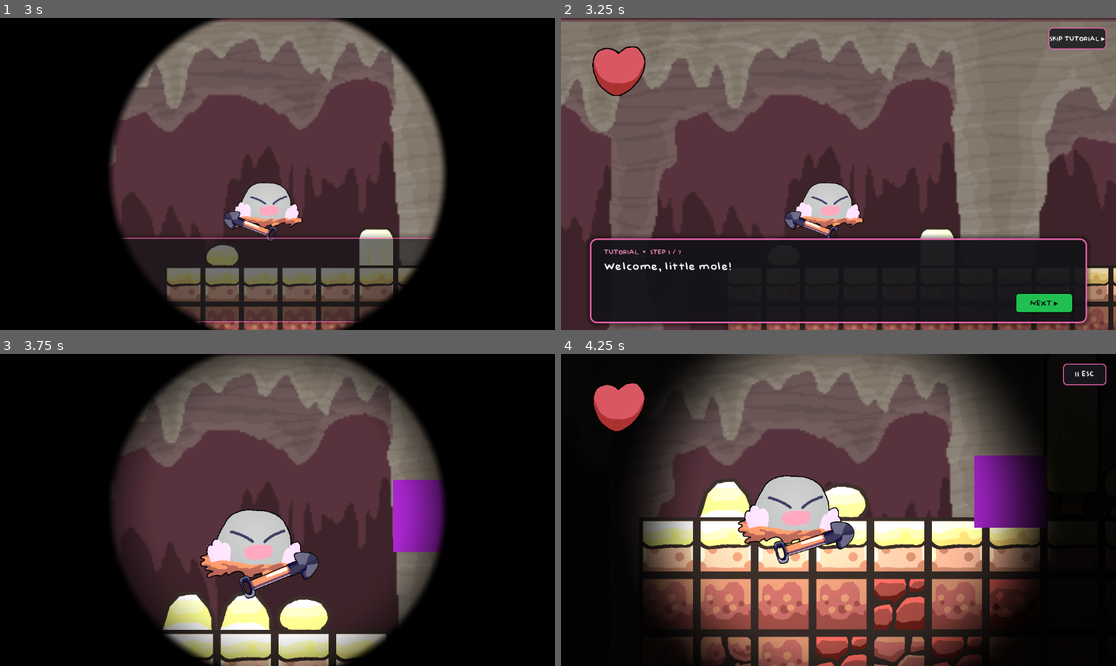
Above: before the commit, frames 1-4 (two rows, left to right).
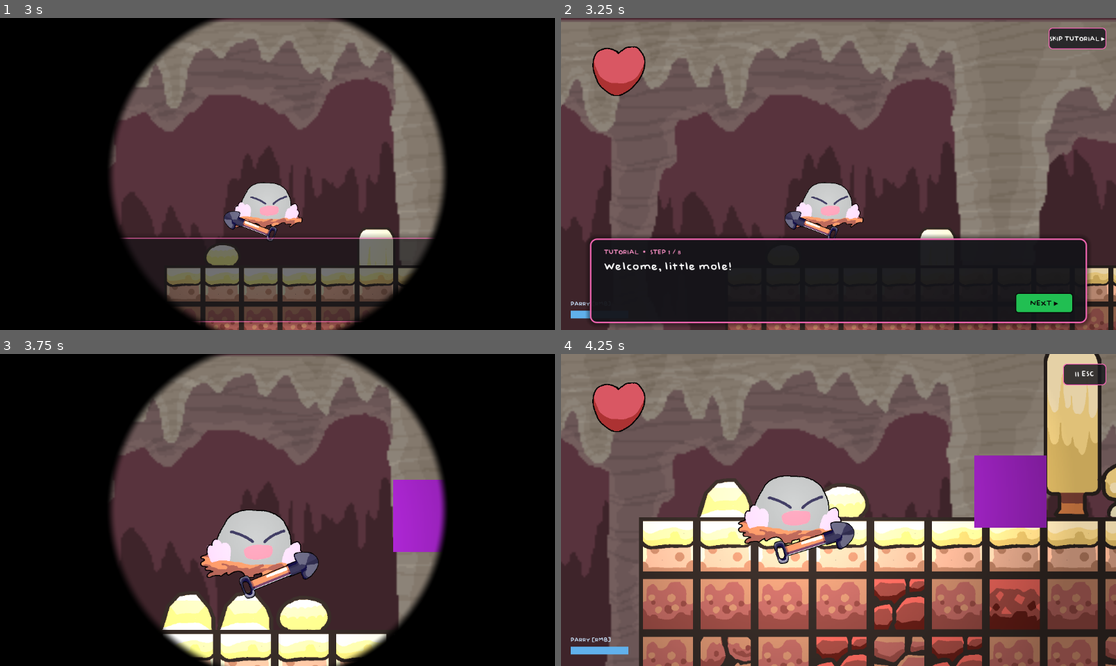
Above: after the commit, the same moments.

Repository: Geofoods/Holy-Moly
Game: Godot game, scene res://scenes/intro.tscn
Two runs of this game, one before a commit and one after it. Both use one fixed random seed, a clock stepped at 60 frames per second and the inputs below. The engine's default icon, where the game draws it, is replaced by a stand-in: a white triangle on a blue panel in a dark square.
Inputs (mouse positions are in pixels of both pictures, inside the frame that each line leads up to):
- Up to frame 1 (3 s): tap Enter (ui_accept) at 0.5, 0.77, 1.52 s; move the mouse to (399, 158) at 0.52 s; hold Right (ui_right) 0.53-2 s; tap Alt at 0.6 s; click (399, 158) at 0.67 s; move the mouse to (166, 189) at 1.27 s; tap Shift at 1.35 s; click (166, 189) at 1.42 s; click "TUTORIAL" at 2 s; click "PLAY" at 2.75 s
- Up to frame 2 (3.25 s): no input
- Up to frame 3 (3.75 s): click "NEXT ▸" at 3.5 s
- Up to frame 4 (4.25 s): no input

Frame 1 is identical in both runs. In frame 2, 0.1% of the frame differs, in the area x 1-22%, y 74-97%; in frame 3, 12%; in frame 4, 53%, in the area x 0-100%, y 0-100%.

Commit message:
added parries and added them to tutorial, as well as sfx

Diff:
--- a/scenes/main.tscn
+++ b/scenes/main.tscn
@@ -5,10 +5,8 @@
 [ext_resource type="PackedScene" uid="uid://c6xus6tuhcmfo" path="res://scenes/heart.tscn" id="3_sugp2"]
 [ext_resource type="PackedScene" uid="uid://d2i1x8x1y6qa" path="res://scenes/pause_menu.tscn" id="4_pause"]
 [ext_resource type="FontFile" uid="uid://bnyew5lradf4a" path="res://Baby Doll.otf" id="6_tipki"]
-[ext_resource type="Shader" uid="uid://qjf1ibg12yh2" path="res://shaders/vignette.gdshader" id="7_vignette"]
 [ext_resource type="PackedScene" path="res://scenes/parallax_background.tscn" id="8_parallax"]
 [ext_resource type="PackedScene" path="res://scenes/mushroom_enemy.tscn" id="10_mushroom"]
-[ext_resource type="Script" path="res://scripts/dynamic_vignette.gd" id="11_vignette_script"]
 [ext_resource type="Texture2D" uid="uid://chcmh5bq4tsqd" path="res://sprites/tileset.png" id="9_85g3d"]
 
 [sub_resource type="TileSetAtlasSource" id="TileSetAtlasSource_choun"]
@@ -191,12 +189,6 @@
 corner_radius_bottom_right = 8
 corner_radius_bottom_left = 8
 
-[sub_resource type="ShaderMaterial" id="ShaderMaterial_vignette"]
-shader = ExtResource("7_vignette")
-shader_parameter/inner_radius = 0.35
-shader_parameter/outer_radius = 0.65
-shader_parameter/darkness = 0.95
-
 [node name="Node2D" type="Node2D" unique_id=1979316305]
 
 [node name="TileMap" type="TileMap" parent="." unique_id=193735831]
@@ -251,17 +243,4 @@
 
 [node name="PauseMenu" parent="." unique_id=1779626465 instance=ExtResource("4_pause")]
 
-[node name="VignetteLayer" type="CanvasLayer" parent="." unique_id=182643830]
-layer = 1
-
-[node name="VignetteRect" type="ColorRect" parent="VignetteLayer" unique_id=1731371193]
-material = SubResource("ShaderMaterial_vignette")
-script = ExtResource("11_vignette_script")
-anchors_preset = 15
-anchor_right = 1.0
-anchor_bottom = 1.0
-grow_horizontal = 2
-grow_vertical = 2
-mouse_filter = 2
-
 [connection signal="pressed" from="CanvasLayer/PauseButton" to="PauseMenu" method="toggle_pause"]
--- a/scripts/bullet.gd
+++ b/scripts/bullet.gd
@@ -1,23 +1,49 @@
 extends Area2D
 
 const LIFETIME = 3.0
+const DEFLECT_SPEED_MULT = 1.4
 
 var velocity := Vector2.ZERO
+var deflected := false
 
 func setup(vel: Vector2) -> void:
 	velocity = vel
 
 func _ready() -> void:
+	add_to_group("bullet")
 	body_entered.connect(_on_body_entered)
+	area_entered.connect(_on_area_entered)
 	get_tree().create_timer(LIFETIME).timeout.connect(queue_free)
 
 func _physics_process(delta: float) -> void:
 	position += velocity * delta
 
+func deflect(target_pos: Vector2) -> void:
+	deflected = true
+	var dir := (target_pos - global_position).normalized()
+	velocity = dir * velocity.length() * DEFLECT_SPEED_MULT
+	var visual := get_node_or_null("Visual") as ColorRect
+	if visual:
+		visual.color = Color(0.6, 0.9, 1.0, 1.0)
+
 func _on_body_entered(body: Node) -> void:
-	if body.is_in_group("mole"):
-		if body.has_method("take_damage"):
-			body.take_damage(0.5, global_position, true, true)
+	if deflected:
+		if body.has_method("die"):
+			body.die()
+			queue_free()
+		elif body is StaticBody2D:
+			queue_free()
+	else:
+		if body.is_in_group("mole"):
+			if body.has_method("take_damage"):
+				body.take_damage(0.5, global_position, true, true)
+			queue_free()
+		elif body is StaticBody2D:
+			queue_free()
+
+func _on_area_entered(area: Area2D) -> void:
+	if deflected and area.is_in_group("enemy_hurtbox"):
+		var enemy = area.get_parent()
+		if enemy.has_method("die"):
+			enemy.die()
 		queue_free()
-	elif body is StaticBody2D:
-		queue_free()
--- a/scripts/mole.gd
+++ b/scripts/mole.gd
@@ -270,6 +270,32 @@
 		tween.tween_property(camera, "offset", offset, step_time).set_trans(Tween.TRANS_SINE)
 	tween.tween_property(camera, "offset", Vector2.ZERO, step_time).set_trans(Tween.TRANS_SINE)
 
+func deflect_pause() -> void:
+	$AnimatedSprite2D.modulate = Color(3.0, 3.0, 3.5, 1.0)
+	var sprite_tween := create_tween()
+	sprite_tween.tween_property($AnimatedSprite2D, "modulate", Color(1.5, 1.5, 1.8, 1.0), 0.1).set_trans(Tween.TRANS_QUAD)
+	sprite_tween.tween_property($AnimatedSprite2D, "modulate", Color.WHITE, 0.3).set_ease(Tween.EASE_OUT)
+
+	var base_scale: Vector2 = $AnimatedSprite2D.scale
+	var punch_scale := base_scale * Vector2(1.2, 0.85)
+	var scale_tween := create_tween()
+	scale_tween.tween_property($AnimatedSprite2D, "scale", punch_scale, 0.05).set_trans(Tween.TRANS_BACK).set_ease(Tween.EASE_OUT)
+	scale_tween.tween_property($AnimatedSprite2D, "scale", base_scale, 0.15).set_trans(Tween.TRANS_ELASTIC).set_ease(Tween.EASE_OUT)
+
+	Engine.time_scale = 0.05
+	await get_tree().create_timer(0.1 * 0.05).timeout
+	Engine.time_scale = 1.0
+
+	var camera := get_node_or_null("Camera2D") as Camera2D
+	if not camera:
+		return
+	var original_zoom := Vector2(1.5, 1.5)
+	var punch_zoom := Vector2(1.75, 1.75)
+	var zoom_tween := create_tween()
+	zoom_tween.tween_property(camera, "zoom", punch_zoom, 0.12).set_trans(Tween.TRANS_QUAD).set_ease(Tween.EASE_OUT)
+	zoom_tween.tween_interval(0.15)
+	zoom_tween.tween_property(camera, "zoom", original_zoom, 0.35).set_trans(Tween.TRANS_SINE).set_ease(Tween.EASE_IN_OUT)
+
 func start_dig_dash() -> void:
 	is_digging = true
 	if has_node("Weapon"):
--- a/scripts/sword.gd
+++ b/scripts/sword.gd
@@ -11,7 +11,19 @@
 var trail_points: Array[Vector2] = []
 var trail_widths: Array[float] = []
 
+var is_parrying := false
+var parry_time_left := 0.0
+var parry_cooldown := 0.0
+const PARRY_DURATION := 1.25
+const PARRY_COOLDOWN := 3.0
+
+var deflect_sounds: Array[AudioStream] = []
+var original_shape_pos := Vector2.ZERO
+var original_shape: Shape2D = null
+var parry_shape: CircleShape2D = null
+
 @onready var hitbox: Area2D = $Hitbox
+@onready var hitbox_col: CollisionShape2D = $Hitbox/CollisionShape2D
 @onready var sprite: Sprite2D = $Sprite2D
 @onready var trail: Line2D = $Trail
 
@@ -24,23 +36,55 @@
 	trail.width_curve = Curve.new()
 	trail.width_curve.add_point(Vector2(0.0, 1.0))
 	trail.width_curve.add_point(Vector2(1.0, 0.0))
+	original_shape_pos = hitbox_col.position
+	original_shape = hitbox_col.shape
+	parry_shape = CircleShape2D.new()
+	parry_shape.radius = 220.0
+	for i in range(1, 4):
+		deflect_sounds.append(load("res://sounds/deflect_%d.ogg" % i))
 
 func _process(delta: float) -> void:
 	_update_trail()
+	_update_parry(delta)
 
 	if is_swinging:
 		return
+
 	var dir := (get_global_mouse_position() - global_position).normalized()
 	rotation = atan2(dir.y, dir.x)
 
-	if dir.x < 0:
-		sprite.flip_v = true
-		sprite.rotation_degrees = -45.0
-		hitbox.rotation_degrees = -45.0
+	if is_parrying:
+		if dir.x < 0:
+			sprite.flip_v = false
+			sprite.flip_h = true
+			sprite.rotation_degrees = 45.0
+			hitbox.rotation_degrees = 45.0
+		else:
+			sprite.flip_v = true
+			sprite.flip_h = true
+			sprite.rotation_degrees = -45.0
+			hitbox.rotation_degrees = -45.0
 	else:
-		sprite.flip_v = false
-		sprite.rotation_degrees = 45.0
-		hitbox.rotation_degrees = 45.0
+		sprite.flip_h = false
+		if dir.x < 0:
+			sprite.flip_v = true
+			sprite.rotation_degrees = -45.0
+			hitbox.rotation_degrees = -45.0
+		else:
+			sprite.flip_v = false
+			sprite.rotation_degrees = 45.0
+			hitbox.rotation_degrees = 45.0
+
+func _update_parry(delta: float) -> void:
+	if parry_cooldown > 0.0:
+		parry_cooldown -= delta
+
+	if is_parrying:
+		parry_time_left -= delta
+		if parry_time_left <= 0.0:
+			_end_parry()
+
+	_update_parry_indicator()
 
 func _update_trail() -> void:
 	var tip_offset := 330.0
@@ -61,8 +105,37 @@
 		trail.add_point(point)
 
 func _unhandled_input(event: InputEvent) -> void:
-	if event is InputEventMouseButton and event.pressed and event.button_index == MOUSE_BUTTON_LEFT and not is_swinging:
-		swing()
+	if event is InputEventMouseButton and event.pressed:
+		if event.button_index == MOUSE_BUTTON_LEFT and not is_swinging and not is_parrying:
+			swing()
+		elif event.button_index == MOUSE_BUTTON_RIGHT and not is_swinging and not is_parrying and parry_cooldown <= 0.0:
+			_start_parry()
+
+func _start_parry() -> void:
+	is_parrying = true
+	parry_time_left = PARRY_DURATION
+	hitbox.monitoring = true
+	hitbox_col.position = Vector2(180, 0)
+	hitbox_col.shape = parry_shape
+	hitbox.area_entered.connect(_on_parry_area_entered)
+	sprite.modulate = Color(0.6, 0.85, 1.0, 1.0)
+
+func _end_parry() -> void:
+	is_parrying = false
+	parry_time_left = 0.0
+	parry_cooldown = PARRY_COOLDOWN
+	hitbox.monitoring = false
+	hitbox_col.position = original_shape_pos
+	hitbox_col.shape = original_shape
+	if hitbox.area_entered.is_connected(_on_parry_area_entered):
+		hitbox.area_entered.disconnect(_on_parry_area_entered)
+	sprite.modulate = Color.WHITE
+	sprite.flip_h = false
+
+func _on_parry_area_entered(area: Area2D) -> void:
+	if area.is_in_group("bullet") and is_parrying:
+		if not area.deflected:
+			_deflect_bullet(area)
 
 func swing() -> void:
 	is_swinging = true
@@ -103,6 +176,116 @@
 			hit_enemies.append(enemy)
 			if enemy.has_method("die"):
 				enemy.die()
+
+func _deflect_bullet(bullet: Node) -> void:
+	var target_pos := get_global_mouse_position()
+	bullet.deflect(target_pos)
+	_play_deflect_sound()
+	_spawn_deflect_shine(bullet.global_position)
+	var mole = get_parent()
+	if mole.has_method("deflect_pause"):
+		mole.deflect_pause()
+
+func _play_deflect_sound() -> void:
+	var player := AudioStreamPlayer2D.new()
+	player.stream = deflect_sounds[randi() % deflect_sounds.size()]
+	player.volume_db = -4.0
+	player.pitch_scale = randf_range(0.9, 1.1)
+	get_parent().get_parent().add_child(player)
+	player.global_position = global_position
+	player.play()
+	player.finished.connect(player.queue_free)
+
+func _spawn_deflect_shine(pos: Vector2) -> void:
+	var particles := CPUParticles2D.new()
+	particles.emitting = true
+	particles.one_shot = true
+	particles.amount = 24
+	particles.lifetime = 0.45
+	particles.explosiveness = 1.0
+	particles.direction = Vector2.ZERO
+	particles.spread = 180.0
+	particles.initial_velocity_min = 250.0
+	particles.initial_velocity_max = 500.0
+	particles.gravity = Vector2.ZERO
+	particles.damping_min = 350.0
+	particles.damping_max = 500.0
+	particles.scale_amount_min = 3.0
+	particles.scale_amount_max = 7.0
+	particles.color = Color(0.85, 0.92, 1.0, 1.0)
+	var fade := Gradient.new()
+	fade.set_color(0, Color(1.0, 1.0, 1.0, 1.0))
+	fade.set_color(1, Color(0.5, 0.75, 1.0, 0.0))
+	particles.color_ramp = fade
+	get_parent().get_parent().add_child(particles)
+	particles.global_position = pos
+	get_tree().create_timer(1.0).timeout.connect(particles.queue_free)
+
+func _get_or_create_indicator() -> Control:
+	var canvas_layer = get_parent().get_parent().get_node_or_null("CanvasLayer")
+	if not canvas_layer:
+		return null
+	var indicator = canvas_layer.get_node_or_null("ParryIndicator")
+	if indicator:
+		return indicator
+
+	indicator = Control.new()
+	indicator.name = "ParryIndicator"
+	indicator.set_anchors_preset(Control.PRESET_BOTTOM_LEFT)
+	indicator.position = Vector2(20, -60)
+	indicator.size = Vector2(120, 40)
+
+	var bg := ColorRect.new()
+	bg.name = "BG"
+	bg.size = Vector2(120, 16)
+	bg.position = Vector2(0, 20)
+	bg.color = Color(0.15, 0.15, 0.2, 0.8)
+	indicator.add_child(bg)
+
+	var fill := ColorRect.new()
+	fill.name = "Fill"
+	fill.size = Vector2(120, 16)
+	fill.position = Vector2(0, 20)
+	fill.color = Color(0.4, 0.75, 1.0, 0.9)
+	indicator.add_child(fill)
+
+	var label := Label.new()
+	label.name = "Label"
+	label.text = "PARRY [RMB]"
+	label.position = Vector2(0, 0)
+	var font = load("res://Baby Doll.otf")
+	if font:
+		label.add_theme_font_override("font", font)
+	label.add_theme_font_size_override("font_size", 14)
+	label.add_theme_color_override("font_color", Color(0.8, 0.9, 1.0, 1.0))
+	indicator.add_child(label)
+
+	canvas_layer.add_child(indicator)
+	return indicator
+
+func _update_parry_indicator() -> void:
+	var indicator := _get_or_create_indicator()
+	if not indicator:
+		return
+	var fill := indicator.get_node("Fill") as ColorRect
+	var label := indicator.get_node("Label") as Label
+	if is_parrying:
+		var ratio := parry_time_left / PARRY_DURATION
+		fill.size.x = 120.0 * ratio
+		fill.color = Color(0.3, 0.85, 1.0, 0.9)
+		label.text = "PARRY ACTIVE"
+		label.add_theme_color_override("font_color", Color(0.3, 1.0, 1.0, 1.0))
+	elif parry_cooldown > 0.0:
+		var ratio := 1.0 - (parry_cooldown / PARRY_COOLDOWN)
+		fill.size.x = 120.0 * ratio
+		fill.color = Color(0.5, 0.5, 0.6, 0.7)
+		label.text = "COOLDOWN"
+		label.add_theme_color_override("font_color", Color(0.6, 0.6, 0.7, 1.0))
+	else:
+		fill.size.x = 120.0
+		fill.color = Color(0.4, 0.75, 1.0, 0.9)
+		label.text = "PARRY [RMB]"
+		label.add_theme_color_override("font_color", Color(0.8, 0.9, 1.0, 1.0))
 
 func _break_tile_at_mouse() -> void:
 	var tilemap = get_parent().get_parent().get_node_or_null("TileMap")
--- a/scripts/tutorial_manager.gd
+++ b/scripts/tutorial_manager.gd
@@ -37,6 +37,10 @@
 			"text": "An enemy! Left-click to swing your shovel and defeat it — or just jump past to avoid it.",
 			"kind": "trigger",
 			"node": "EnemyTrigger",
+		},
+		{
+			"text": "Tip: Right-click to PARRY! Your shovel flips into a guard for 2 seconds. Any bullet that hits it deflects toward your cursor! (5s cooldown)",
+			"kind": "click",
 		},
 		{
 			"text": "Nice work! Walk into this chest to open it.",
Not shown, added: sounds/deflect_1.ogg.import
Not shown, added: sounds/deflect_2.ogg.import
Not shown, added: sounds/deflect_3.ogg.import
Not shown, added: sounds/deflect_1.ogg
Not shown, added: sounds/deflect_2.ogg
Not shown, added: sounds/deflect_3.ogg
